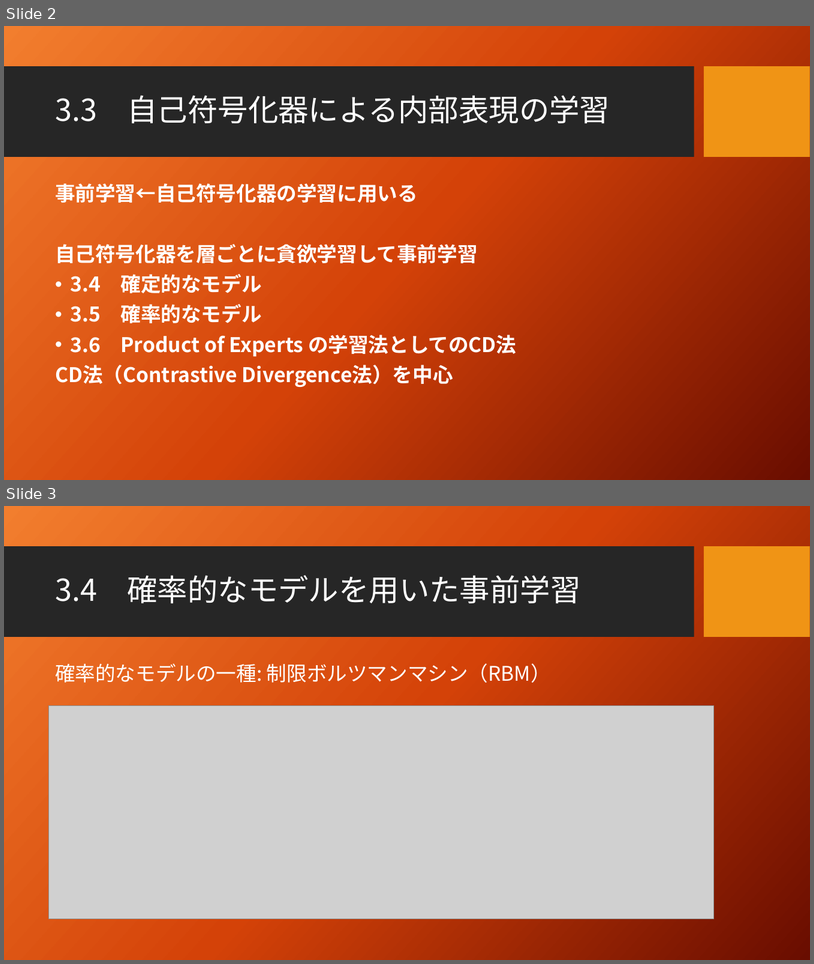
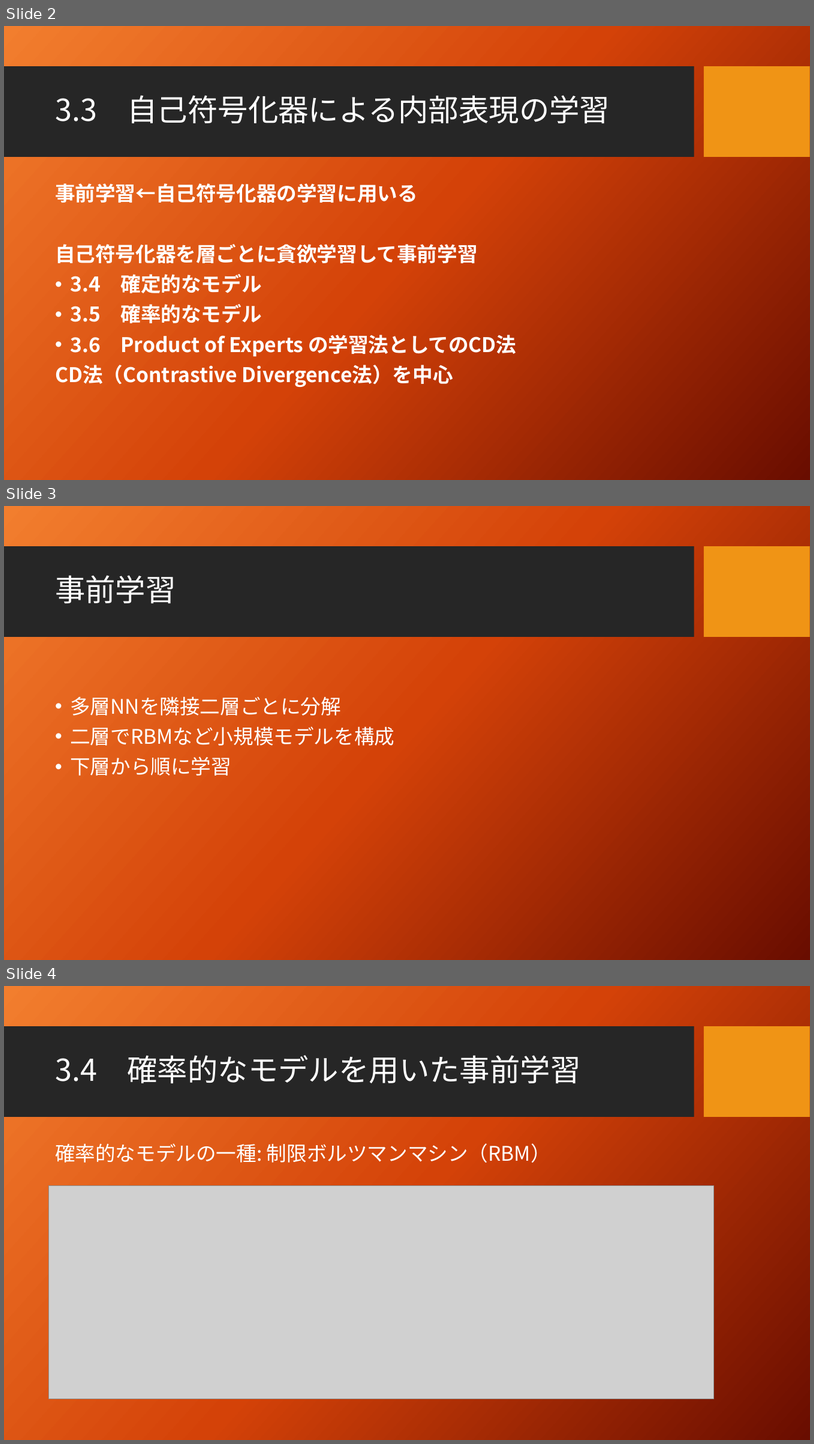
Before and after one commit to seigenji/deep_learning, a slide deck: deep_learning3.4.pptx. Shown one above the other, each under a label of ours: slides 2 and 3 before the commit, slides 2, 3 and 4 after it. The pictures are 814x964 and 814x1444 pixels, drawn with LibreOffice and Linux fonts; fonts in the diff are those of the drawing; grey boxes stand for pictures; background and template pictures are left out. Boxes give left, top, right and bottom in pixels: in the first picture for what was removed or moved away, otherwise in the second. Text is boxed around its words. In the diff, an @@ line names an element or a change of style, - is before the commit and + after.

```diff
--- a/deep_learning3.4.pptx
+++ b/deep_learning3.4.pptx
@@ slide 3 added at [4, 506, 810, 960], background picture (left out); not listed: 2 template elements that a slide beside it also shows @@
@@ title added at [55, 575, 176, 603], 36 pt, text #FFFFFF @@
+事前学習
@@ text added at [70, 696, 395, 775], 24 pt, text #FFFFFF @@
+• 多層NNを隣接二層ごとに分解
+• 二層でRBMなど小規模モデルを構成
+• 下層から順に学習
@@ what was slide 3 is now slide 4 @@
```
Also in this commit, not shown: 1 slide changed, 1 other slide added.
